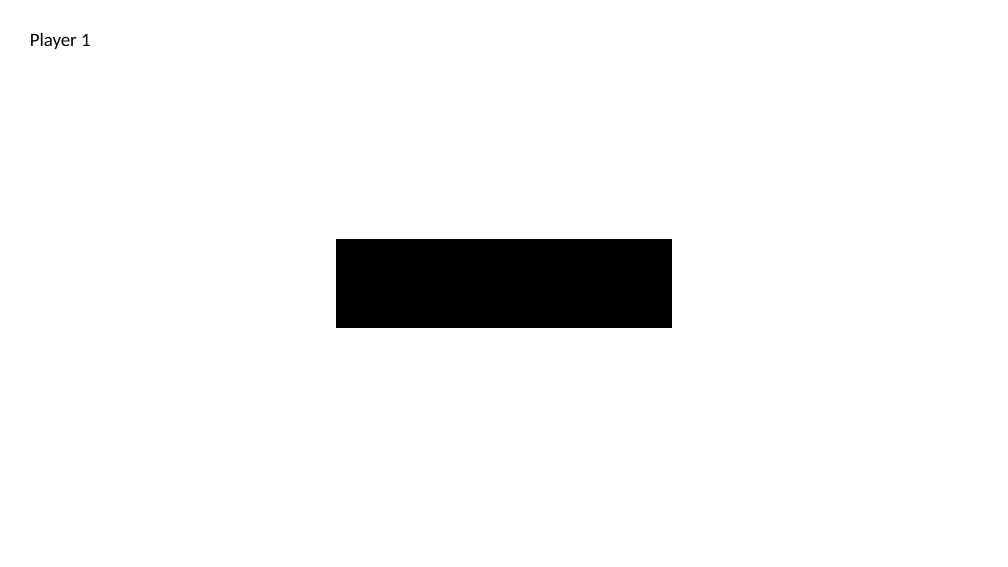
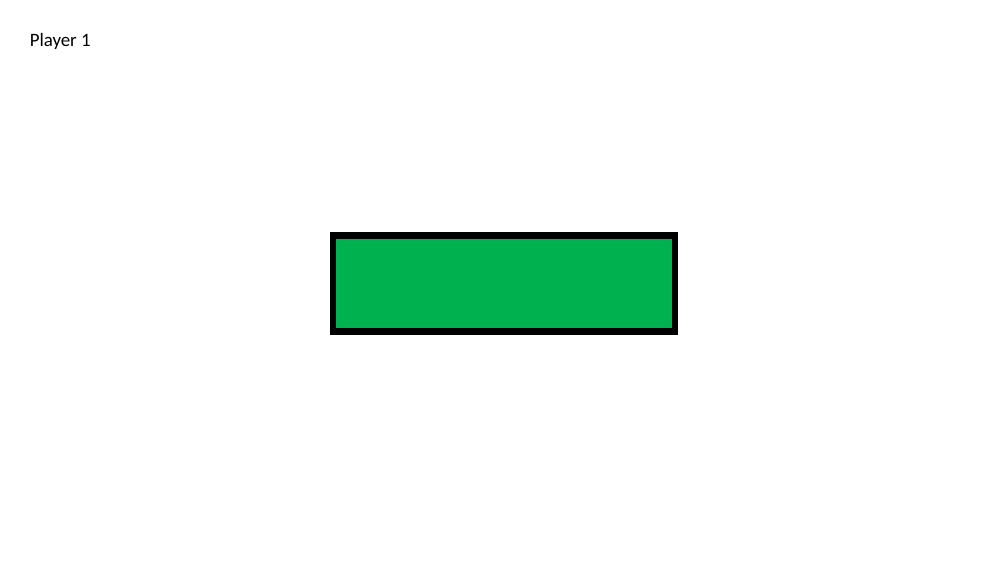
Before and after one commit to Nebulean/Electro-Pong, a slide deck: slide 7 of misc/assets.pptx. Drawn at 1008x567 pixels with LibreOffice and Linux fonts; fonts in the diff are those of the drawing. Boxes give left, top, right and bottom in pixels: in the first picture for what was removed or moved away, otherwise in the second. Text is boxed around its words. In the diff, an @@ line names an element or a change of style, - is before the commit and + after.

```diff
--- a/misc/assets.pptx
+++ b/misc/assets.pptx
@@ rectangle at box(333, 236, 675, 332): fill #000000 to #00B14F; outline #FFFFFF 6 pt to #000000 6 pt @@
```
Also in this commit, not shown: 2 other slides changed.
